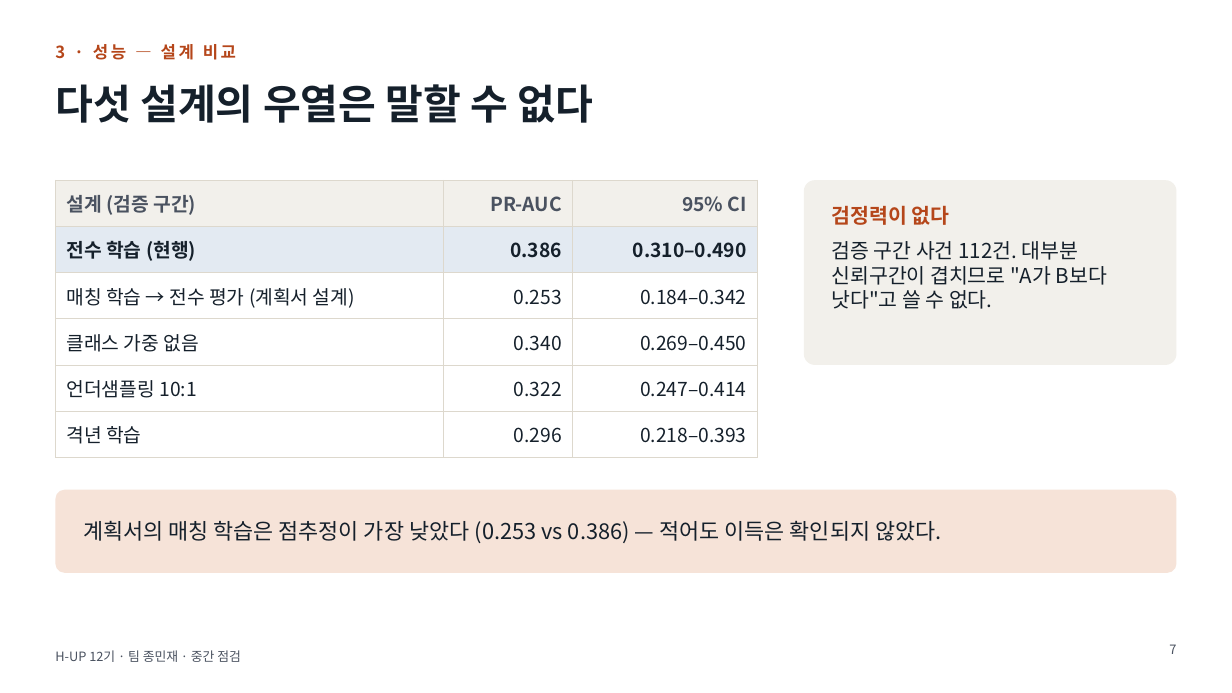
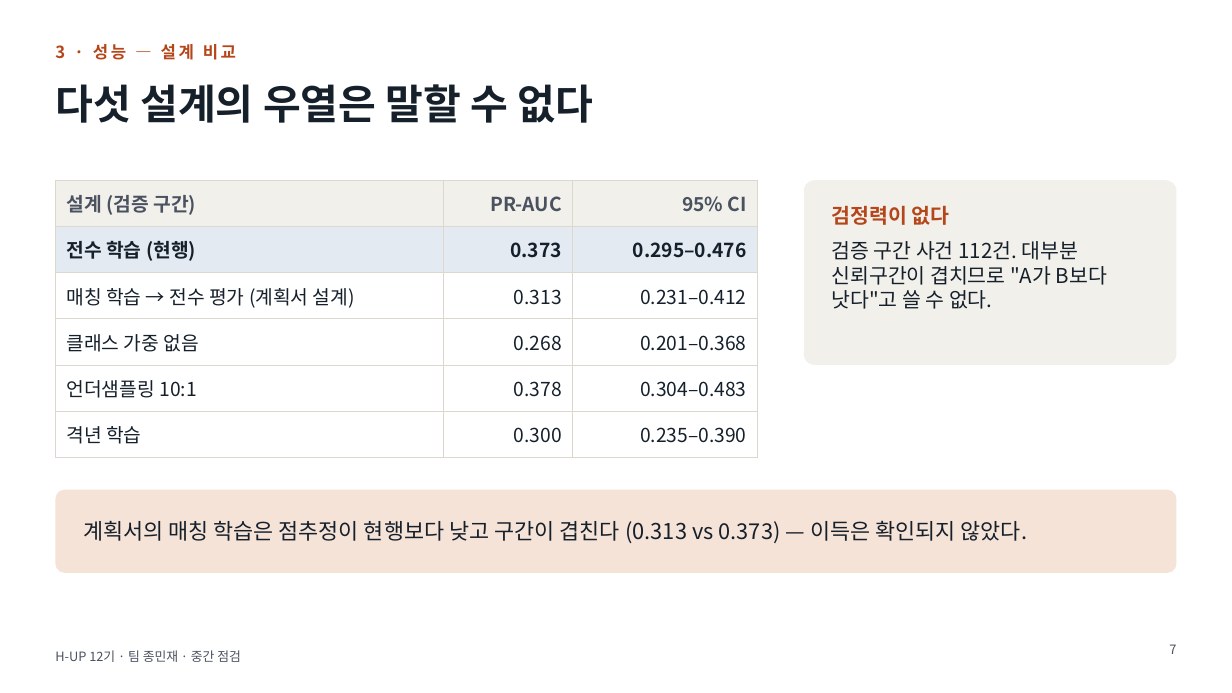
Before and after one commit to ejongmin/h-up-xai-project, a slide deck: slide 7 of 발표/중간점검_보고회.pptx. Drawn at 1232x693 pixels with LibreOffice and Linux fonts; fonts in the diff are those of the drawing. Boxes give left, top, right and bottom in pixels: in the first picture for what was removed or moved away, otherwise in the second. Text is boxed around its words. In the diff, an @@ line names an element or a change of style, - is before the commit and + after.

```diff
--- a/발표/중간점검_보고회.pptx
+++ b/발표/중간점검_보고회.pptx
@@ table at [55, 180, 758, 448] @@
-row 2, column 2: 0.386
+row 2, column 2: 0.373
-row 2, column 3: 0.310–0.490
+row 2, column 3: 0.295–0.476
-row 3, column 2: 0.253
+row 3, column 2: 0.313
-row 3, column 3: 0.184–0.342
+row 3, column 3: 0.231–0.412
-row 4, column 2: 0.340
+row 4, column 2: 0.268
-row 4, column 3: 0.269–0.450
+row 4, column 3: 0.201–0.368
-row 5, column 2: 0.322
+row 5, column 2: 0.378
-row 5, column 3: 0.247–0.414
+row 5, column 3: 0.304–0.483
-row 6, column 2: 0.296
+row 6, column 2: 0.300
-row 6, column 3: 0.218–0.393
+row 6, column 3: 0.235–0.390
@@ text at [83, 520, 1028, 543]: text changed @@
-계획서의 매칭 학습은 점추정이 가장 낮았다 (0.253 vs 0.386) — 적어도 이득은 확인되지 않았다.
+계획서의 매칭 학습은 점추정이 현행보다 낮고 구간이 겹친다 (0.313 vs 0.373) — 이득은 확인되지 않았다.
```
Also in this commit, not shown: 6 other slides changed, 3 other files.
